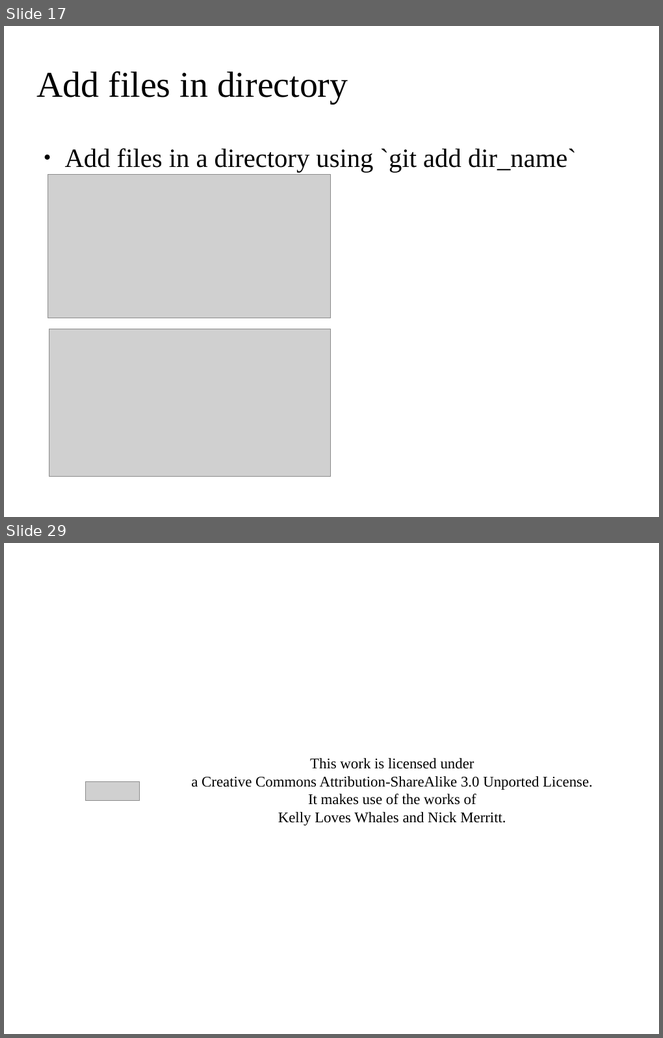
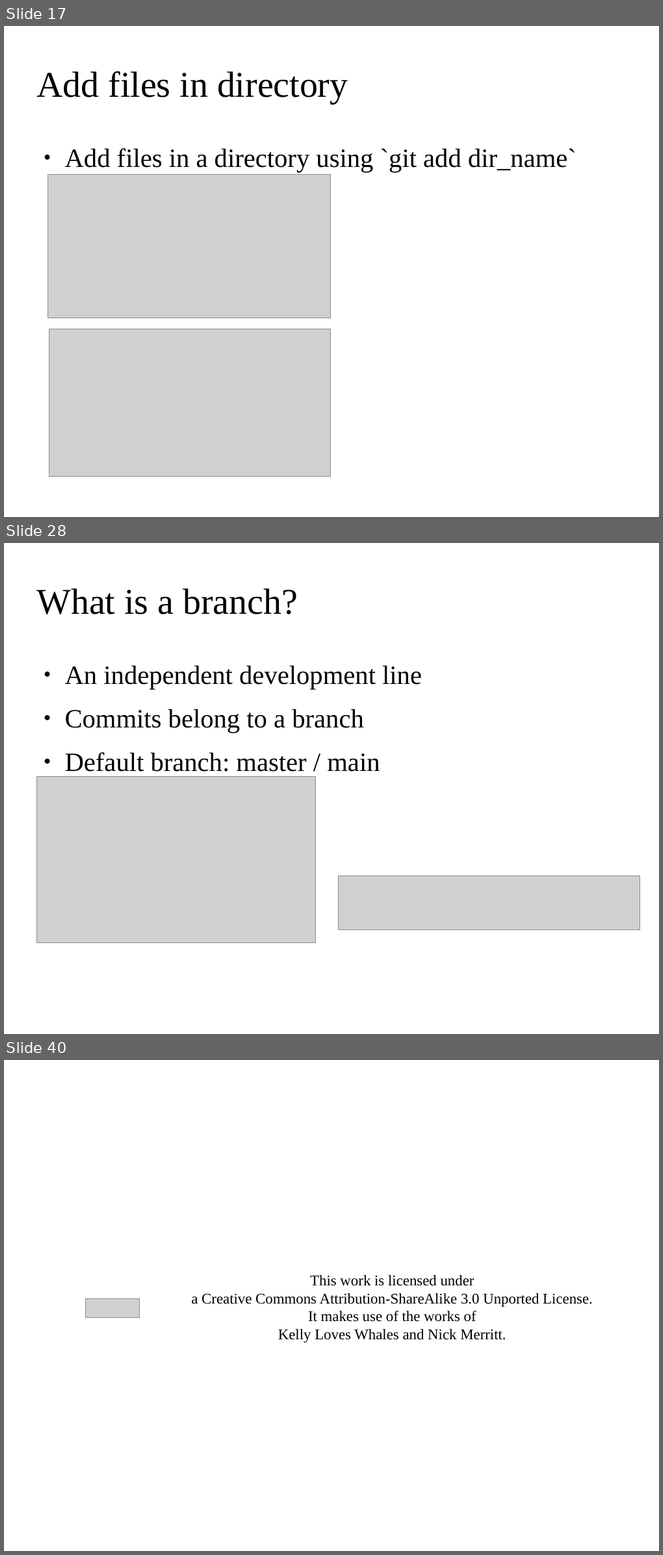
Before and after one commit to ehsansh84/git-tutorial, a slide deck: git.odp. Shown one above the other, each under a label of ours: slides 17 and 29 before the commit, slides 17, 28 and 40 after it; the slides between them are not shown. The pictures are 663x1038 and 663x1555 pixels, drawn with LibreOffice and Linux fonts; fonts in the diff are those of the drawing; grey boxes stand for pictures; background and template pictures are left out. Boxes give left, top, right and bottom in pixels: in the first picture for what was removed or moved away, otherwise in the second. Text is boxed around its words. In the diff, an @@ line names an element or a change of style, - is before the commit and + after.

```diff
--- a/git.odp
+++ b/git.odp
@@ slide 28 added at (4, 543, 659, 1034), background picture (left out) @@
@@ title added at (36, 589, 298, 615), 44 pt, text #000000 @@
+What is a branch?
@@ text added at (65, 665, 422, 772), 32 pt, text #000000 @@
+● An independent development line
+● Commits belong to a branch
+● Default branch: master / main
@@ picture added at (36, 776, 316, 943) @@
@@ picture added at (339, 876, 640, 930) @@
@@ what was slide 29 is now slide 40 @@
```
Also in this commit, not shown: 1 slide changed, 20 other slides added, 10 slides removed.
